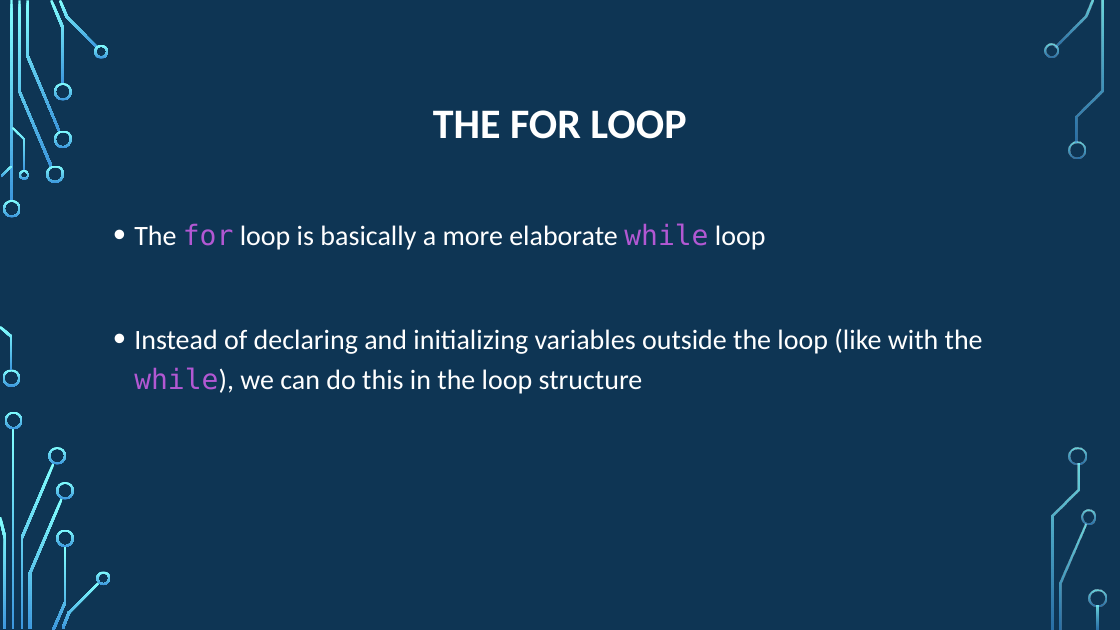
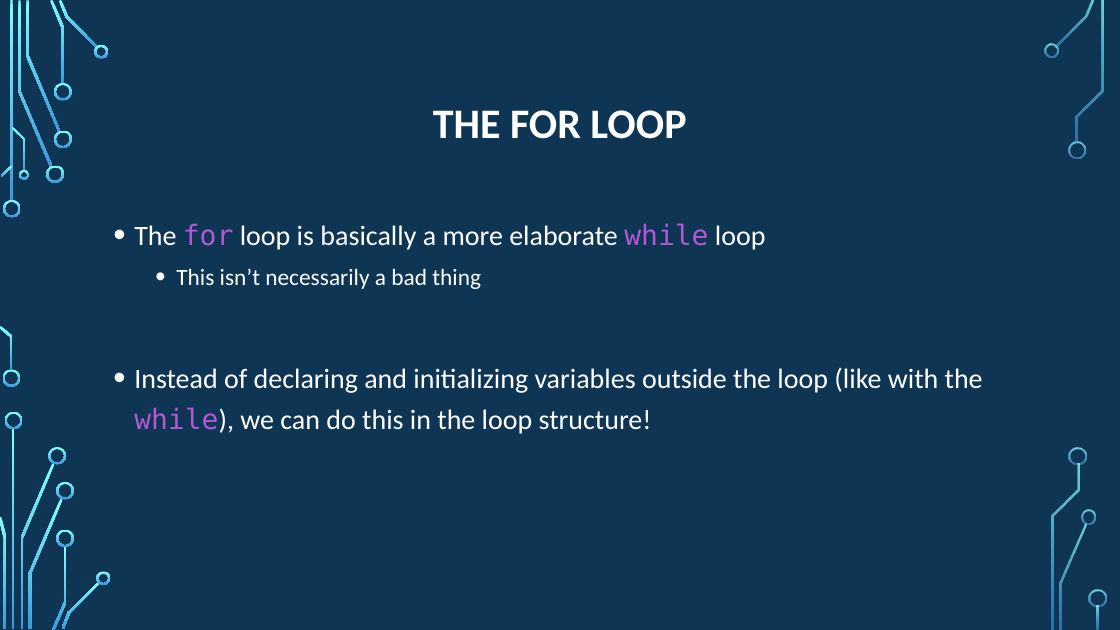
Before and after one commit to psypdt/ZIS_C-_Summer_Course_2019, a slide deck: slide 20 of Day_3/Day_3.pptx. Drawn at 1120x630 pixels with LibreOffice and Linux fonts; fonts in the diff are those of the drawing; background and template pictures are left out. Boxes give left, top, right and bottom in pixels: in the first picture for what was removed or moved away, otherwise in the second. Text is boxed around its words. In the diff, an @@ line names an element or a change of style, - is before the commit and + after.

```diff
--- a/Day_3/Day_3.pptx
+++ b/Day_3/Day_3.pptx
@@ text at [134,268,983,434]: text changed @@
-• Instead of declaring and initializing variables outside the loop (like with the while), we can do this in the loop structure
+  • This isn’t necessarily a bad thing
+• Instead of declaring and initializing variables outside the loop (like with the while), we can do this in the loop structure!
```
Also in this commit, not shown: 7 other slides changed.
